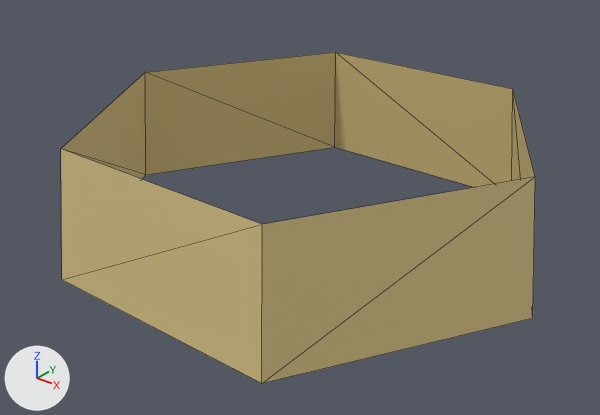
The glTF model art/models/props/candle_row/candle_row_ring.glb, before and after one commit.
One viewpoint serves both versions: a camera (50 mm lens) standing at (0.0326, -0.0417, 0.0278) and looking at (0.0005, -0.0015, 0.0029). The lights are fixed; the arrows at lower left show +X, +Y and +Z. The first picture is the older version. Mesh edges are drawn as thin lines. Vertices at exactly the same position are counted once.

The scene before the commit, as lines of its bpy script (objects in view):
```python
mat_ring_brass = principled_material('ring_brass')
mat_ring_brass.base_color = (0.69, 0.55, 0.24)  # yellow #d8c486
me_candle_row_ring = bpy.data.meshes.new('candle_row_ring')
me_candle_row_ring.from_pydata(...)  # 12 vertices, 12 faces; spans x -0.0172..0.0172, y -0.0149..0.0149, z 0.0..0.009
me_candle_row_ring.materials.append(mat_ring_brass)  # yellow #d8c486
ob_candle_row_ring = bpy.data.objects.new('candle_row_ring', me_candle_row_ring)
ob_candle_row_ring.location = (0.0, 0.0, 0.0)
```
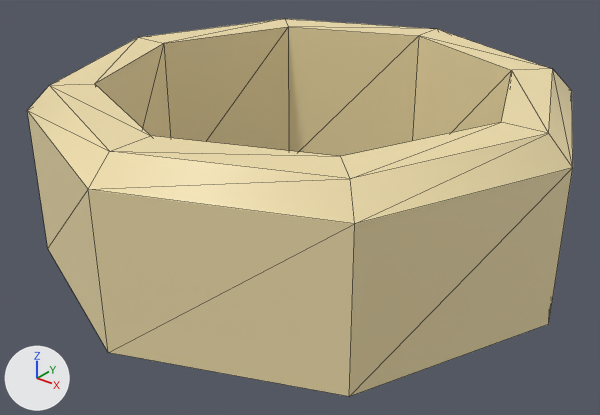
Location of each change, (x1, y1, x2, y2) in pixels of the pictures (600 x 415 px):
'candle_row_ring', recoloured, reshaped (15% wider, 14% taller): before (61, 52, 535, 383); after (27, 19, 573, 396)

Diff of the bpy script that builds the scene:
```diff
--- a/art/models/props/candle_row/candle_row_ring.glb.py
+++ b/art/models/props/candle_row/candle_row_ring.glb.py
@@ mat_ring_brass @@
 mat_ring_brass = principled_material('ring_brass')
-mat_ring_brass.base_color = (0.69, 0.55, 0.24)  # yellow #d8c486
+mat_ring_brass.base_color = (0.89, 0.75, 0.42)  # beige #f2e1ad
@@ me_candle_row_ring @@
 # used by ob_candle_row_ring; location = (0.0, 0.0, 0.0)
-me_candle_row_ring.from_pydata(...)  # 12 vertices, 12 faces; spans x -0.0172..0.0172, y -0.0149..0.0149, z 0.0..0.009
+me_candle_row_ring.from_pydata(...)  # 40 vertices, 64 faces; spans x -0.0182..0.0182, y -0.0182..0.0182, z 0.0..0.0117
+# me_candle_row_ring part 1: the whole mesh is rebuilt
 me_candle_row_ring.materials.append(mat_ring_brass)
```
